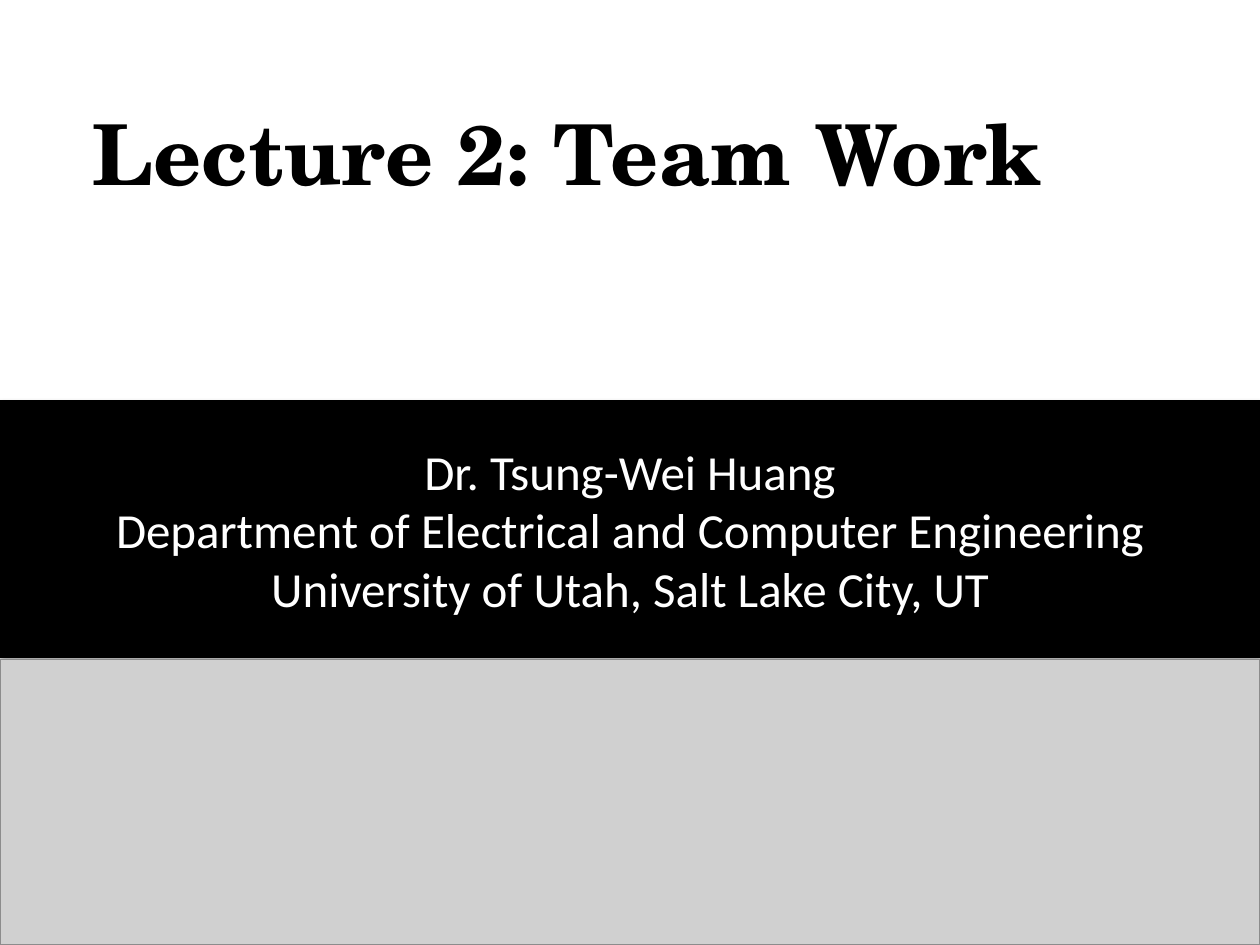
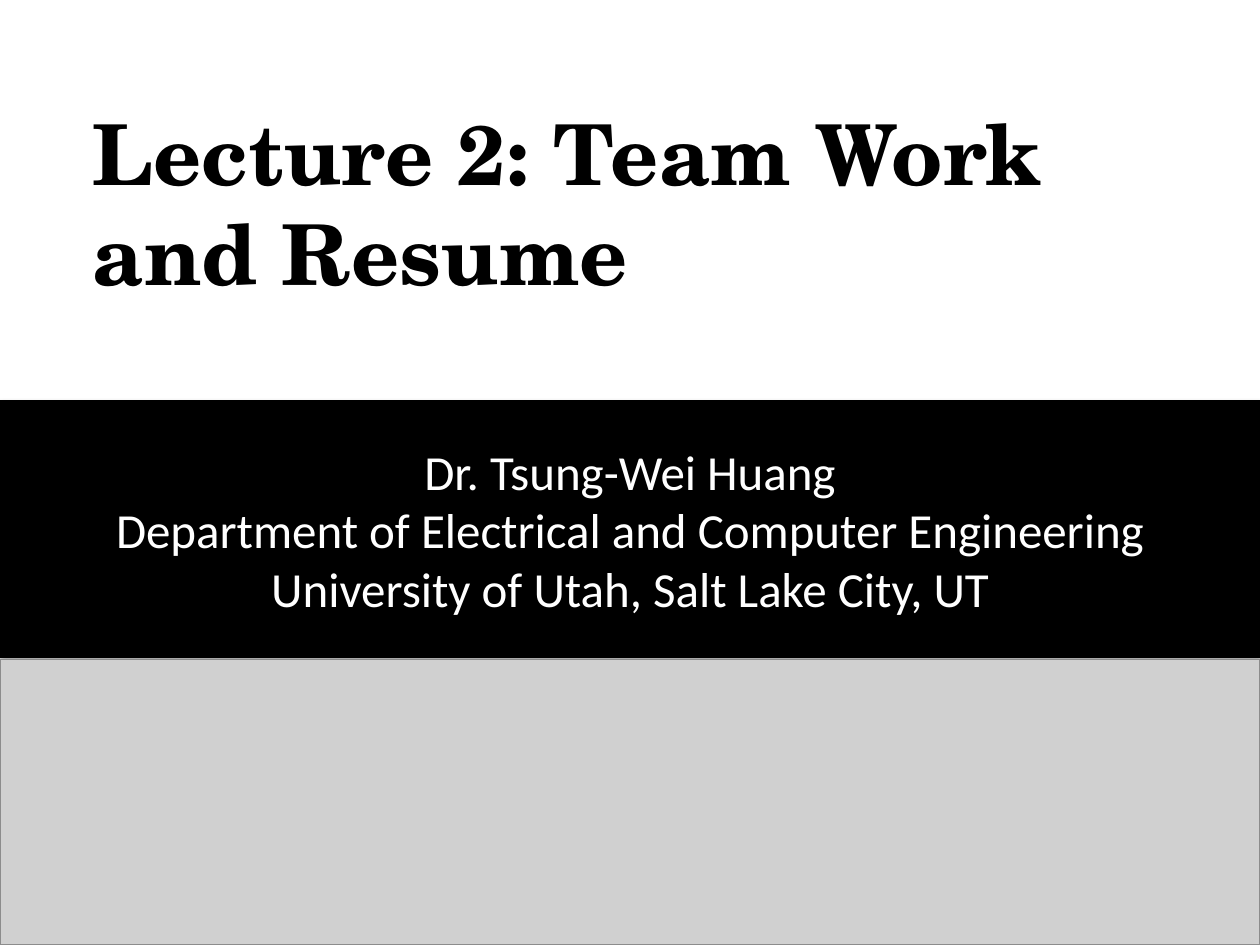
Before and after one commit to tsung-wei-huang/cs3992, a slide deck: slide 1 of slides/lecture2.pptx. Drawn at 1260x945 pixels with LibreOffice and Linux fonts; fonts in the diff are those of the drawing; grey boxes stand for pictures. Boxes give left, top, right and bottom in pixels: in the first picture for what was removed or moved away, otherwise in the second. Text is boxed around its words. In the diff, an @@ line names an element or a change of style, - is before the commit and + after.

```diff
--- a/slides/lecture2.pptx
+++ b/slides/lecture2.pptx
@@ title at [93, 123, 1041, 287]: text changed @@
-Lecture 2: Team Work
+Lecture 2: Team Work and Resume
```
Also in this commit, not shown: 4 other slides changed, 1 other file.
